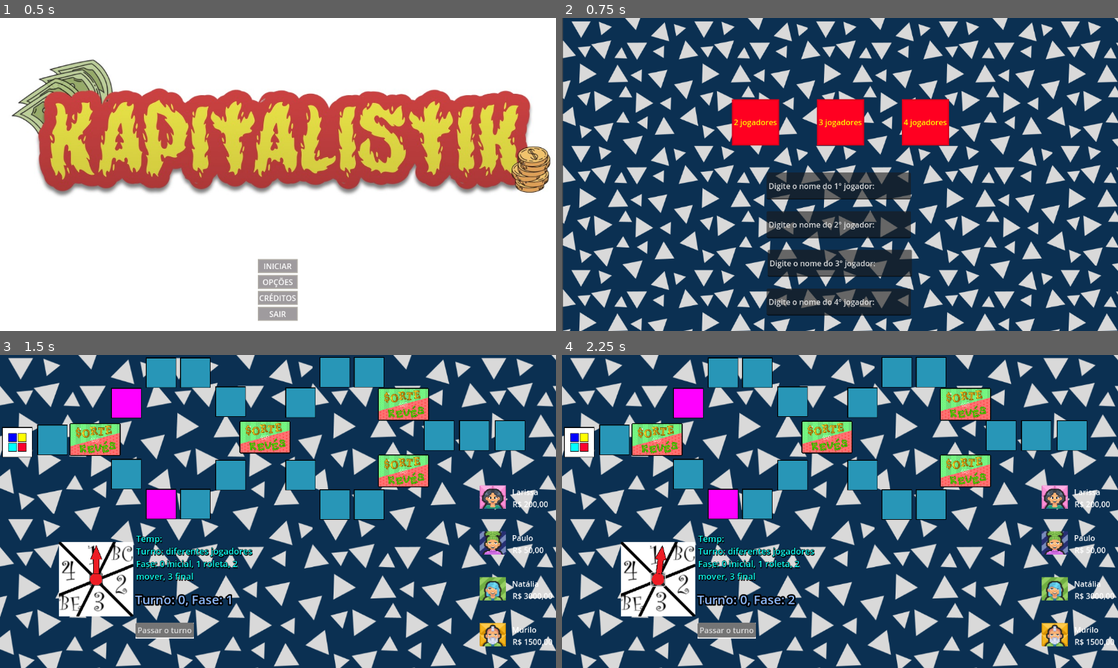
Above: before the commit, frames 1-4 (two rows, left to right).
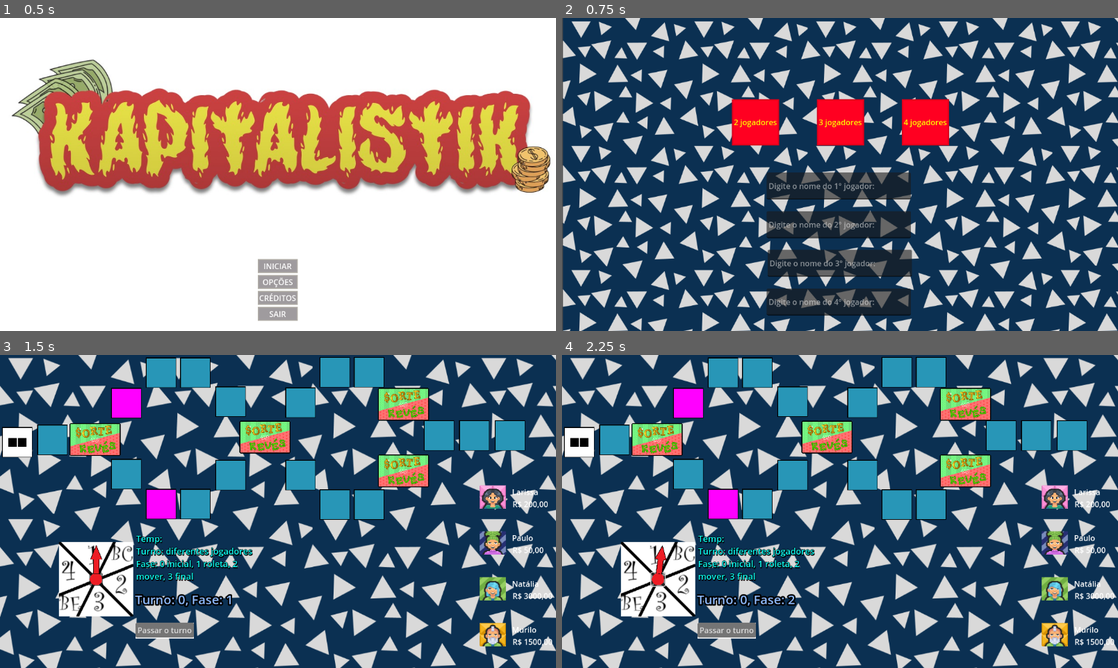
Above: after the commit, the same moments.

Repository: walo2/GameDev_ProjetoGeo
Game: Godot game, scene res://menu.tscn
Same seed, same stepped clock (60 frames per second), same inputs: the game is played once before the commit and once after it.
Inputs (mouse positions are in pixels of both pictures, inside the frame that each line leads up to):
- Up to frame 1 (0.5 s): no input
- Up to frame 2 (0.75 s): click "INICIAR" at 0.5 s
- Up to frame 3 (1.5 s): click "2 jogadores" at 1.25 s
- Up to frame 4 (2.25 s): click (656, 580) at 2.02 s

Frame 1 is identical in both runs. In frame 2, 0.6% of the frame differs, in the area x 37-57%, y 52-93%; in frame 3, 0.2%; in frame 4, 0.2%.

Commit message:
Criação do singleton "global_data", que contém os dados do player, e instanciação dos player de acordo com a escolha do usuário

Diff:
--- a/Kapitalistik/Controlador.gd
+++ b/Kapitalistik/Controlador.gd
@@ -9,6 +9,7 @@
 
 # Called when the node enters the scene tree for the first time.
 func _ready():
+	print(GlobalData.num_players)
 	pass # Replace with function body.
 
 
--- a/Kapitalistik/MenuPlayers.gd
+++ b/Kapitalistik/MenuPlayers.gd
@@ -1,5 +1,6 @@
 extends Control
 
+@export var num_players_selected = 2
 
 # Called when the node enters the scene tree for the first time.
 func _ready():
@@ -11,5 +12,35 @@
 	pass
 
 
-func _on_players_pressed():
+func _on_2players_pressed():
+	num_players_selected = 2
+	GlobalData.set_num_players(num_players_selected)
 	get_tree().change_scene_to_file("res://tile_map.tscn")
+
+
+func _on_3players_pressed():
+	num_players_selected = 3
+	GlobalData.set_num_players(num_players_selected)
+	get_tree().change_scene_to_file("res://tile_map.tscn")
+
+
+func _on_4players_pressed():
+	num_players_selected = 4
+	GlobalData.set_num_players(num_players_selected)
+	get_tree().change_scene_to_file("res://tile_map.tscn")
+
+
+func get_player_name(playerID):
+	playerID = InputEvent
+
+func _on_player_1_name_text_changed(new_text):
+	GlobalData.set_player_name(0, new_text);
+
+func _on_player_2_name_text_changed(new_text):
+	GlobalData.set_player_name(1, new_text);
+
+func _on_player_3_name_text_changed(new_text):
+	GlobalData.set_player_name(2, new_text);
+
+func _on_player_4_name_text_changed(new_text):
+	GlobalData.set_player_name(3, new_text);
--- a/Kapitalistik/MenuPlayers.tscn
+++ b/Kapitalistik/MenuPlayers.tscn
@@ -167,39 +167,43 @@
 visible_characters = 0
 visible_ratio = 0.0
 
-[node name="LineEdit" type="LineEdit" parent="."]
-layout_mode = 0
-offset_left = 424.0
-offset_top = 400.0
-offset_right = 723.0
-offset_bottom = 456.0
-text = "Digite o nome do 2° jogador:"
-
-[node name="LineEdit2" type="LineEdit" parent="."]
+[node name="Player1_name" type="LineEdit" parent="."]
 layout_mode = 0
 offset_left = 424.0
 offset_top = 320.0
 offset_right = 723.0
 offset_bottom = 376.0
 theme = SubResource("Theme_crdnb")
-text = "Digite o nome do 1° jogador:"
-
-[node name="LineEdit3" type="LineEdit" parent="."]
+placeholder_text = "Digite o nome do 1° jogador:"
+
+[node name="Player2_name" type="LineEdit" parent="."]
+layout_mode = 0
+offset_left = 424.0
+offset_top = 400.0
+offset_right = 723.0
+offset_bottom = 456.0
+placeholder_text = "Digite o nome do 2° jogador:"
+
+[node name="Player3_name" type="LineEdit" parent="."]
+layout_mode = 0
+offset_left = 426.0
+offset_top = 480.0
+offset_right = 725.0
+offset_bottom = 536.0
+placeholder_text = "Digite o nome do 3° jogador:"
+
+[node name="Player4_name" type="LineEdit" parent="."]
 layout_mode = 0
 offset_left = 424.0
 offset_top = 560.0
 offset_right = 723.0
 offset_bottom = 616.0
-text = "Digite o nome do 4° jogador:"
-
-[node name="LineEdit4" type="LineEdit" parent="."]
-layout_mode = 0
-offset_left = 426.0
-offset_top = 480.0
-offset_right = 725.0
-offset_bottom = 536.0
-text = "Digite o nome do 3° jogador:"
-
-[connection signal="pressed" from="Background/2Players" to="." method="_on_players_pressed"]
-[connection signal="pressed" from="Background/3Players" to="." method="_on_players_pressed"]
-[connection signal="pressed" from="Background/4Players" to="." method="_on_players_pressed"]
+placeholder_text = "Digite o nome do 4° jogador:"
+
+[connection signal="pressed" from="Background/2Players" to="." method="_on_2players_pressed"]
+[connection signal="pressed" from="Background/3Players" to="." method="_on_4players_pressed"]
+[connection signal="pressed" from="Background/4Players" to="." method="_on_3players_pressed"]
+[connection signal="text_changed" from="Player1_name" to="." method="_on_player_1_name_text_changed"]
+[connection signal="text_changed" from="Player2_name" to="." method="_on_player_2_name_text_changed"]
+[connection signal="text_changed" from="Player3_name" to="." method="_on_player_3_name_text_changed"]
+[connection signal="text_changed" from="Player4_name" to="." method="_on_player_4_name_text_changed"]
--- /dev/null
+++ b/Kapitalistik/Tiles.gd
@@ -0,0 +1,11 @@
+extends Node2D
+
+
+# Called when the node enters the scene tree for the first time.
+func _ready():
+	pass # Replace with function body.
+
+
+# Called every frame. 'delta' is the elapsed time since the previous frame.
+func _process(delta):
+	pass
--- a/Kapitalistik/project.godot
+++ b/Kapitalistik/project.godot
@@ -18,6 +18,7 @@
 [autoload]
 
 Controlador="*res://Controlador.gd"
+GlobalData="*res://singleton/global_data.gd"
 
 [display]
 
--- /dev/null
+++ b/Kapitalistik/singleton/global_data.gd
@@ -0,0 +1,19 @@
+extends Node
+
+@export var num_players = 2
+@export var player_names = ["1", "2", "3", "4"]
+
+# Called when the node enters the scene tree for the first time.
+func _ready():
+	pass # Replace with function body.
+
+
+# Called every frame. 'delta' is the elapsed time since the previous frame.
+func _process(delta):
+	pass
+
+func set_num_players(num_players_selected):
+	num_players = num_players_selected
+
+func set_player_name(player, name):
+	player_names[player] = name
--- /dev/null
+++ b/Kapitalistik/tile_map.gd
@@ -0,0 +1,22 @@
+extends Node2D
+
+
+var players = preload("res://player_temp.tscn")
+
+
+# Called when the node enters the scene tree for the first time.
+func _ready():
+	instantiate_players()
+	pass # Replace with function body.
+
+
+# Called every frame. 'delta' is the elapsed time since the previous frame.
+func _process(delta):
+	pass
+
+func instantiate_players():
+	for i in GlobalData.num_players:
+		var new_player = players.instantiate()
+		new_player.name = GlobalData.player_names[i]
+		add_child(new_player)
+		print("player ", i, " - ", new_player.name, " criado")
--- a/Kapitalistik/tile_map.tscn
+++ b/Kapitalistik/tile_map.tscn
@@ -1,6 +1,6 @@
 [gd_scene load_steps=8 format=3 uid="uid://yh26grf534pi"]
 
-[ext_resource type="PackedScene" uid="uid://cg7sc7ox3xvm1" path="res://player_temp.tscn" id="1_mxqg4"]
+[ext_resource type="Script" path="res://tile_map.gd" id="1_ju23k"]
 [ext_resource type="PackedScene" uid="uid://dymwkq732leqf" path="res://tile_basic.tscn" id="2_ix8bo"]
 [ext_resource type="Script" path="res://TempPassTurn.gd" id="3_1mgao"]
 [ext_resource type="PackedScene" uid="uid://c6m3o6wg8xy8m" path="res://roleta.tscn" id="3_6dqb7"]
@@ -9,6 +9,7 @@
 [ext_resource type="PackedScene" uid="uid://canhksr8hack8" path="res://roleta2.tscn" id="6_ptkt8"]
 
 [node name="Main" type="Node2D"]
+script = ExtResource("1_ju23k")
 
 [node name="Tiles" type="Node2D" parent="."]
 
@@ -107,25 +108,6 @@
 position = Vector2(1057, 167)
 idNumero = 15
 
-[node name="PlayerTemp" parent="." instance=ExtResource("1_mxqg4")]
-position = Vector2(77, 96)
-colorPlayer = Color(0, 0, 1, 1)
-playerId = 2
-
-[node name="PlayerTemp2" parent="." instance=ExtResource("1_mxqg4")]
-position = Vector2(79, 53)
-colorPlayer = Color(1, 1, 0, 1)
-
-[node name="PlayerTemp3" parent="." instance=ExtResource("1_mxqg4")]
-position = Vector2(109, 99)
-colorPlayer = Color(0, 1, 1, 1)
-playerId = 3
-
-[node name="PlayerTemp4" parent="." instance=ExtResource("1_mxqg4")]
-position = Vector2(114, 52)
-colorPlayer = Color(0.996078, 0, 0.184314, 1)
-playerId = 1
-
 [node name="HUD" parent="." instance=ExtResource("3_cv6os")]
 
 [node name="TempPassTurn" type="Node2D" parent="."]
